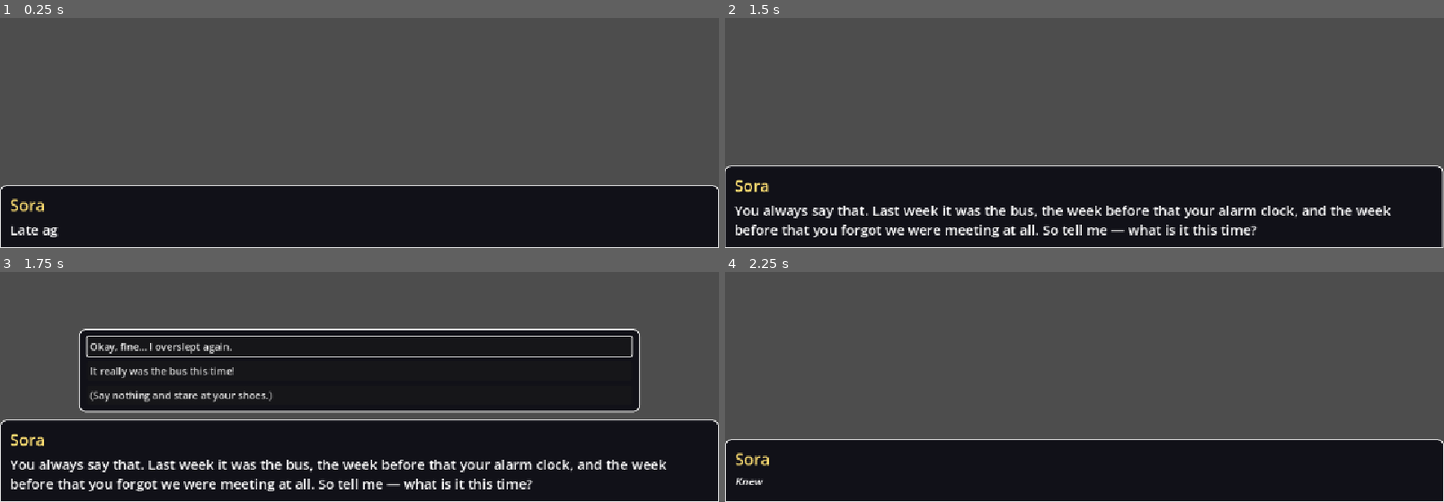
Above: before the commit, frames 1-4 (two rows, left to right).
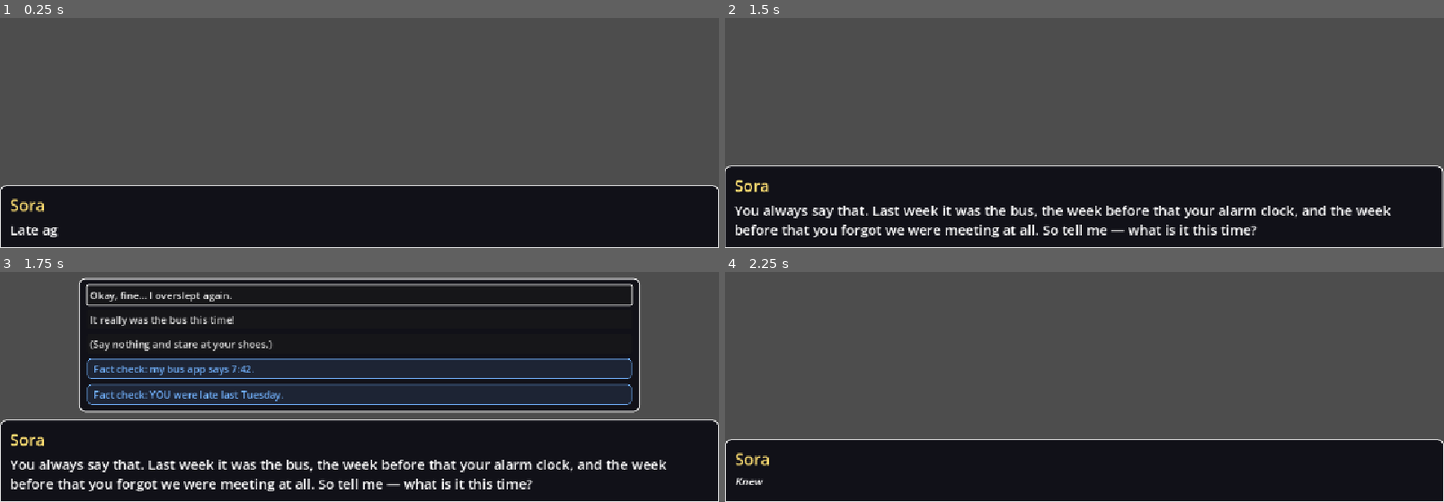
Above: after the commit, the same moments.

Repository: Blulow/octavuss_office
Game: Godot game, scene res://scenes/dialogue_scene.tscn
Two runs of this game, one before a commit and one after it. Both use one fixed random seed, a clock stepped at 60 frames per second and the inputs below. This scene is started directly instead of the project's main scene.
Inputs (mouse positions are in pixels of both pictures, inside the frame that each line leads up to):
- Up to frame 1 (0.25 s): no input
- Up to frame 2 (1.5 s): tap Enter (ui_accept) at 0.5, 0.77, 1.25 s; move the mouse to (1242, 24) at 0.52 s; hold E (interact) 0.53-1.28 s; move the mouse to (940, 66) at 1.27 s; tap E (interact) at 1.35 s
- Up to frame 3 (1.75 s): tap Enter (ui_accept) at 1.52 s
- Up to frame 4 (2.25 s): click "Okay, fine... I overslept aga…" at 2 s

Frames 1-2 are identical in both runs. In frame 3, 32% of the frame differs, in the area x 11-89%, y 2-58%; in frame 4, nothing differs.

Commit message:
add: fact-check drag-and-drop dialogue scene

Diff:
--- a/assets/dialog/dialog_en.json
+++ b/assets/dialog/dialog_en.json
@@ -1,135 +1,164 @@
 {
   "vars": {
-    "player_name": "Jin",
-    "heroine": "Sora"
+	"player_name": "Jin",
+	"heroine": "Sora",
+	"factcheck": true
   },
+  "facts": [
+	{ "id": "bus_app", "text": "Bus app screenshot — arrival 7:42." },
+	{ "id": "tuesday", "text": "Last Tuesday — Sora was 20 minutes late." },
+	{ "id": "alarm", "text": "Alarm history — snoozed 4 times." },
+	{ "id": "mumble", "text": "Witness report — mumbles in full sentences." }
+  ],
   "lines": [
-    {
-      "speaker": "N1",
-      "name": "Sora",
-      "text": "Late again, {player_name}?{w0.5} [i]Always[/i] the same with you.",
-      "punct": 0.1
-    },
-    {
-      "speaker": "N2",
-      "name": "Jin",
-      "text": "[b]I can explain![/b]{w0.6} There was the bus, and then...{w0.6} [color=#ff7f50]the bus again[/color]?",
-      "punct": 0.08
-    },
-    {
-      "speaker": "N1",
-      "name": "Sora",
-      "text": "You always say that.{w0.4} Last week it was the bus, the week before that your alarm clock, and the week before that you forgot we were meeting at all. So tell me — what is it this time?",
-      "punct": true
-    },
-    {
-      "choices": [
-        {
-          "text": "Okay, fine... I overslept again.",
-          "response": {
-            "speaker": "N1",
-            "name": "Sora",
-            "text": "[i]Knew it.[/i] At least you're honest today."
-          }
-        },
-        {
-          "text": "It really was the bus this time!",
-          "response": {
-            "speaker": "N1",
-            "name": "Sora",
-            "text": "Mm-hm. That's what you said last week, too.",
-            "speed": 1.4
-          }
-        },
-        {
-          "text": "(Say nothing and stare at your shoes.)",
-          "response": {
-            "speaker": "N1",
-            "name": "Sora",
-            "text": "Silence, huh.{w0.6} [shake rate=20 level=4]Bold move.[/shake]"
-          }
-        }
-      ]
-    },
-    {
-      "speaker": "N2",
-      "name": "Jin",
-      "text": "[shake rate=25 level=10][font_size=26]WHY DO YOU HEAR EVERYTHING I MUMBLE?[/font_size][/shake]",
-      "shake": true
-    },
-    {
-      "speaker": "N1",
-      "name": "Sora",
-      "text": "[rainbow freq=1.2 sat=0.9 val=1.1][wave amp=9 freq=2.5]Because you mumble in full sentences, Jin.[/wave][/rainbow]"
-    },
-    {
-      "speaker": "N2",
-      "name": "Jin",
-      "text": "[tornado radius=14 freq=2.2]My excuses are spiraling out of control[/tornado] — can we pretend that's normal?"
-    },
-    {
-      "speaker": "N1",
-      "name": "Sora",
-      "text": "[u]Watch[/u] this sentence [fade start=3 length=10]materialize[/fade] from nothing."
-    },
-    {
-      "speaker": "N2",
-      "name": "Jin",
-      "text": "[pulse freq=3.0 color=#77ffcc]Thump.[/pulse]{w0.4} [pulse freq=2.0]Thump.[/pulse]{w0.4} That's my conscience.",
-      "punct": 0.1
-    },
-    {
-      "speaker": "N1",
-      "name": "Sora",
-      "text": "Slow reveal...{w0.3} [speed=3]OKAY I'M SORRY I OVERSLEPT[/speed]{w0.3} ...back to calm.",
-      "punct": 0.1
-    },
-    {
-      "speaker": "N2",
-      "name": "Jin",
-      "text": "[delay=0.1]I dragged every single word out of my own mouth...[/delay] and now I'm done.",
-      "punct": 0.12
-    },
-    {
-      "speaker": "N1",
-      "name": "Sora",
-      "text": "Then the lights flickered. [instant]EVERY CLOCK IN THE ROOM STOPPED AT ONCE.[/instant] And then everything was normal again."
-    },
-    {
-      "speaker": "N1",
-      "name": "Sora",
-      "text": "One. Word. At. A. Time. Is. All. The. Drama. I. Can. Take.",
-      "word": true
-    },
-    {
-      "speaker": "N2",
-      "name": "Jin",
-      "text": "[pop]S-o-r-r-y.[/pop]{w0.3} [pop]SORRY![/pop]",
-      "punct": 0.1
-    },
-    {
-      "speaker": "",
-      "name": "",
-      "text": "[glitch]CARRIER LOST // WHO IS SPEAKING // #@%$ ERROR[/glitch]"
-    },
-    {
-      "speaker": "N1",
-      "name": "Sora",
-      "text": "This whole line is orange and arrives at double speed.",
-      "color": "#ffcc66",
-      "speed": 2.2
-    },
-    {
-      "speaker": "N2",
-      "name": "Jin",
-      "text": "[center]...coffee?[/center]{w0.5} [center]I'm buying.[/center]",
-      "punct": 0.1
-    },
-    {
-      "speaker": "N1",
-      "name": "Sora",
-      "text": "[color=#a0ffa0]Deal.[/color] But you carry both cups.",
-      "shake": true
-    }
+	{
+	  "speaker": "N1",
+	  "name": "Sora",
+	  "text": "Late again, {player_name}?{w0.5} [i]Always[/i] the same with you.",
+	  "punct": 0.1
+	},
+	{
+	  "speaker": "N2",
+	  "name": "Jin",
+	  "text": "[b]I can explain![/b]{w0.6} There was the bus, and then...{w0.6} [color=#ff7f50]the bus again[/color]?",
+	  "punct": 0.08
+	},
+	{
+	  "speaker": "N1",
+	  "name": "Sora",
+	  "text": "You always say that.{w0.4} Last week it was the bus, the week before that your alarm clock, and the week before that you forgot we were meeting at all. So tell me — what is it this time?",
+	  "punct": true
+	},
+	{
+	  "choices": [
+		{
+		  "text": "Okay, fine... I overslept again.",
+		  "response": {
+			"speaker": "N1",
+			"name": "Sora",
+			"text": "[i]Knew it.[/i] At least you're honest today."
+		  }
+		},
+		{
+		  "text": "It really was the bus this time!",
+		  "response": {
+			"speaker": "N1",
+			"name": "Sora",
+			"text": "Mm-hm. That's what you said last week, too.",
+			"speed": 1.4
+		  }
+		},
+		{
+		  "text": "(Say nothing and stare at your shoes.)",
+		  "response": {
+			"speaker": "N1",
+			"name": "Sora",
+			"text": "Silence, huh.{w0.6} [shake rate=20 level=4]Bold move.[/shake]"
+		  }
+		},
+		{
+		  "text": "Fact check: my bus app says 7:42.",
+		  "if": "factcheck",
+		  "fact": "bus_app",
+		  "highlight": "blue",
+		  "response": {
+			"speaker": "N1",
+			"name": "Sora",
+			"text": "[fade start=1 length=6]You screenshotted the bus app.[/fade] Of course you did."
+		  }
+		},
+		{
+		  "text": "Fact check: YOU were late last Tuesday.",
+		  "if": "factcheck",
+		  "fact": "tuesday",
+		  "highlight": "blue",
+		  "response": {
+			"speaker": "N1",
+			"name": "Sora",
+			"text": "[wave amp=20 freq=4]That was ONE time.[/wave]{w0.4} And we don't talk about it."
+		  }
+		}
+	  ]
+	},
+	{
+	  "speaker": "N2",
+	  "name": "Jin",
+	  "text": "[shake rate=25 level=10][font_size=26]WHY DO YOU HEAR EVERYTHING I MUMBLE?[/font_size][/shake]",
+	  "shake": true
+	},
+	{
+	  "speaker": "N1",
+	  "name": "Sora",
+	  "text": "[rainbow freq=1.2 sat=0.9 val=1.1][wave amp=9 freq=2.5]Because you mumble in full sentences, Jin.[/wave][/rainbow]"
+	},
+	{
+	  "speaker": "N2",
+	  "name": "Jin",
+	  "text": "[tornado radius=14 freq=2.2]My excuses are spiraling out of control[/tornado] — can we pretend that's normal?"
+	},
+	{
+	  "speaker": "N1",
+	  "name": "Sora",
+	  "text": "[u]Watch[/u] this sentence [fade start=3 length=10]materialize[/fade] from nothing."
+	},
+	{
+	  "speaker": "N2",
+	  "name": "Jin",
+	  "text": "[pulse freq=3.0 color=#77ffcc]Thump.[/pulse]{w0.4} [pulse freq=2.0]Thump.[/pulse]{w0.4} That's my conscience.",
+	  "punct": 0.1
+	},
+	{
+	  "speaker": "N1",
+	  "name": "Sora",
+	  "text": "Slow reveal...{w0.3} [speed=3]OKAY I'M SORRY I OVERSLEPT[/speed]{w0.3} ...back to calm.",
+	  "punct": 0.1
+	},
+	{
+	  "speaker": "N2",
+	  "name": "Jin",
+	  "text": "[delay=0.1]I dragged every single word out of my own mouth...[/delay] and now I'm done.",
+	  "punct": 0.12
+	},
+	{
+	  "speaker": "N1",
+	  "name": "Sora",
+	  "text": "Then the lights flickered. [instant]EVERY CLOCK IN THE ROOM STOPPED AT ONCE.[/instant] And then everything was normal again."
+	},
+	{
+	  "speaker": "N1",
+	  "name": "Sora",
+	  "text": "One. Word. At. A. Time. Is. All. The. Drama. I. Can. Take.",
+	  "word": true
+	},
+	{
+	  "speaker": "N2",
+	  "name": "Jin",
+	  "text": "[pop]S-o-r-r-y.[/pop]{w0.3} [pop]SORRY![/pop]",
+	  "punct": 0.1
+	},
+	{
+	  "speaker": "",
+	  "name": "",
+	  "text": "[glitch]CARRIER LOST // WHO IS SPEAKING // #@%$ ERROR[/glitch]"
+	},
+	{
+	  "speaker": "N1",
+	  "name": "Sora",
+	  "text": "This whole line is orange and arrives at double speed.",
+	  "color": "#ffcc66",
+	  "speed": 2.2
+	},
+	{
+	  "speaker": "N2",
+	  "name": "Jin",
+	  "text": "[center]...coffee?[/center]{w0.5} [center]I'm buying.[/center]",
+	  "punct": 0.1
+	},
+	{
+	  "speaker": "N1",
+	  "name": "Sora",
+	  "text": "[color=#a0ffa0]Deal.[/color] But you carry both cups.",
+	  "shake": true
+	}
   ]
 }
--- /dev/null
+++ b/scenes/dialogue_scene_facts.tscn
@@ -0,0 +1,51 @@
+[gd_scene load_steps=6 format=3]
+
+[ext_resource type="Script" path="res://scripts/dialogue_scene_facts.gd" id="1_scene"]
+[ext_resource type="PackedScene" path="res://scenes/dialogue_box.tscn" id="2_box"]
+[ext_resource type="PackedScene" path="res://scenes/choice_box.tscn" id="3_choice"]
+[ext_resource type="Script" path="res://scripts/facts_box.gd" id="4_facts"]
+
+[sub_resource type="StyleBoxFlat" id="StyleBoxFlat_facts"]
+content_margin_left = 12.0
+content_margin_top = 10.0
+content_margin_right = 12.0
+content_margin_bottom = 12.0
+bg_color = Color(0.05, 0.05, 0.08, 0.88)
+border_width_left = 1
+border_width_top = 1
+border_width_right = 1
+border_width_bottom = 1
+border_color = Color(1, 1, 1, 0.25)
+corner_radius_top_left = 8
+corner_radius_top_right = 8
+corner_radius_bottom_right = 8
+corner_radius_bottom_left = 8
+
+[node name="DialogueSceneFacts" type="CanvasLayer"]
+layer = 10
+script = ExtResource("1_scene")
+
+[node name="DialogueBox" parent="." instance=ExtResource("2_box")]
+
+[node name="ChoiceBox" parent="." instance=ExtResource("3_choice")]
+width = 620.0
+center_offset_x = 210.0
+
+[node name="FactsBox" type="PanelContainer" parent="."]
+offset_left = 24.0
+offset_top = 150.0
+offset_right = 344.0
+offset_bottom = 520.0
+theme_override_styles/panel = SubResource("StyleBoxFlat_facts")
+script = ExtResource("4_facts")
+
+[node name="VBox" type="VBoxContainer" parent="FactsBox"]
+theme_override_constants/separation = 8
+
+[node name="Title" type="Label" parent="FactsBox/VBox"]
+theme_override_colors/font_color = Color(0.7, 0.75, 0.85, 1)
+theme_override_font_sizes/font_size = 15
+text = "FACTS"
+
+[node name="List" type="VBoxContainer" parent="FactsBox/VBox"]
+theme_override_constants/separation = 8
--- a/scripts/choice_box.gd
+++ b/scripts/choice_box.gd
@@ -2,45 +2,98 @@
 extends PanelContainer
 
 signal chosen(index: int)
+signal fact_dropped(fact_id: String)
 
-const WIDTH := 900.0
 const GAP := 12.0
+const HIGHLIGHT_BLUE := Color(0.45, 0.7, 1.0)
+
+@export var width := 900.0
+@export var center_offset_x := 0.0
 
 @onready var list: VBoxContainer = $VBox
 
 var _buttons: Array[Button] = []
+var _anchor_y := 0.0
+var _drop_active := false
 
 
 func _ready() -> void:
 	process_mode = Node.PROCESS_MODE_ALWAYS
+	mouse_filter = Control.MOUSE_FILTER_STOP
+	list.mouse_filter = Control.MOUSE_FILTER_IGNORE
 	hide()
 
 
 func show_choices(options: Array, above_y: float) -> void:
+	_anchor_y = above_y
 	for button in _buttons:
 		button.queue_free()
 	_buttons.clear()
 	for i in options.size():
-		var option: Dictionary = options[i]
-		var button := Button.new()
-		button.text = String(option.get("text", "Option %d" % (i + 1)))
-		button.alignment = HORIZONTAL_ALIGNMENT_LEFT
-		button.pressed.connect(_on_button_pressed.bind(i))
-		list.add_child(button)
-		_buttons.append(button)
+		_add_button(options[i], i)
 	show()
 	_fit_and_place(above_y)
 
 
+func add_choice(option: Dictionary) -> void:
+	_add_button(option, _buttons.size())
+	_fit_and_place(_anchor_y)
+
+
+func set_drop_active(active: bool) -> void:
+	_drop_active = active
+	for button in _buttons:
+		button.mouse_filter = Control.MOUSE_FILTER_IGNORE if active else Control.MOUSE_FILTER_STOP
+
+
+func _add_button(option: Dictionary, index: int) -> void:
+	var button := Button.new()
+	button.text = String(option.get("text", "Option %d" % (index + 1)))
+	button.alignment = HORIZONTAL_ALIGNMENT_LEFT
+	button.mouse_filter = Control.MOUSE_FILTER_IGNORE if _drop_active else Control.MOUSE_FILTER_STOP
+	if String(option.get("highlight", "")) == "blue":
+		_highlight_blue(button)
+	button.pressed.connect(_on_button_pressed.bind(index))
+	list.add_child(button)
+	_buttons.append(button)
+
+
 func _fit_and_place(above_y: float) -> void:
-	custom_minimum_size = Vector2(WIDTH, 0.0)
+	custom_minimum_size = Vector2(width, 0.0)
 	var vp := get_viewport_rect().size
 	for i in 2:
 		await get_tree().process_frame
-	size = Vector2(maxf(WIDTH, get_combined_minimum_size().x), get_combined_minimum_size().y)
-	position = Vector2((vp.x - size.x) * 0.5, above_y - size.y - GAP)
+	size = Vector2(maxf(width, get_combined_minimum_size().x), get_combined_minimum_size().y)
+	position = Vector2((vp.x - size.x) * 0.5 + center_offset_x, above_y - size.y - GAP)
 	if _buttons.size() > 0:
 		_buttons[0].grab_focus()
+
+
+func _highlight_blue(button: Button) -> void:
+	button.add_theme_color_override("font_color", HIGHLIGHT_BLUE)
+	button.add_theme_color_override("font_hover_color", HIGHLIGHT_BLUE.lightened(0.3))
+	button.add_theme_color_override("font_focus_color", HIGHLIGHT_BLUE.lightened(0.3))
+	button.add_theme_color_override("font_pressed_color", HIGHLIGHT_BLUE)
+	for state in ["normal", "hover", "focus", "pressed"]:
+		var box := StyleBoxFlat.new()
+		box.bg_color = Color(HIGHLIGHT_BLUE.r, HIGHLIGHT_BLUE.g, HIGHLIGHT_BLUE.b, 0.12 if state == "normal" else 0.22)
+		box.border_color = HIGHLIGHT_BLUE
+		box.set_border_width_all(1)
+		box.set_corner_radius_all(6)
+		box.content_margin_left = 10.0
+		box.content_margin_right = 10.0
+		box.content_margin_top = 5.0
+		box.content_margin_bottom = 5.0
+		button.add_theme_stylebox_override(state, box)
+
+
+func _can_drop_data(_at_position: Vector2, data: Variant) -> bool:
+	return visible and data is Dictionary and data.has("fact_id")
+
+
+func _drop_data(_at_position: Vector2, data: Variant) -> void:
+	if _can_drop_data(_at_position, data):
+		fact_dropped.emit(String(data["fact_id"]))
 
 
 func _on_button_pressed(index: int) -> void:
--- a/scripts/dialogue_scene.gd
+++ b/scripts/dialogue_scene.gd
@@ -7,6 +7,7 @@
 @onready var box: DialogueBox = $DialogueBox
 @onready var choice_box: ChoiceBox = $ChoiceBox
 
+var _data: Dictionary = {}
 var _lines: Array = []
 var _vars: Dictionary = {}
 var _index := -1
@@ -29,6 +30,7 @@
 	if typeof(data) != TYPE_DICTIONARY:
 		push_error("dialogue_scene: dialogue JSON is not an object: " + DIALOG_PATH)
 		return
+	_data = data
 	_lines = data.get("lines", [])
 	_vars = data.get("vars", {})
 
@@ -59,8 +61,17 @@
 
 func _show_choices(options: Array) -> void:
 	_choosing = true
-	_choices = options
-	choice_box.show_choices(options, box.position.y)
+	_choices = _filter_choices(options)
+	choice_box.show_choices(_choices, box.position.y)
+
+
+func _filter_choices(options: Array) -> Array:
+	var out: Array = []
+	for option in options:
+		var condition := String(option.get("if", ""))
+		if condition == "" or bool(_vars.get(condition, false)):
+			out.append(option)
+	return out
 
 
 func _on_choice_chosen(index: int) -> void:
--- /dev/null
+++ b/scripts/dialogue_scene_facts.gd
@@ -0,0 +1,81 @@
+extends "res://scripts/dialogue_scene.gd"
+
+@onready var facts_box: FactsBox = $FactsBox
+
+var _facts: Array = []
+var _unlocked: Dictionary = {}
+var _current_options: Array = []
+
+
+func _ready() -> void:
+	super()
+	choice_box.fact_dropped.connect(_on_fact_dropped)
+	facts_box.drag_started.connect(_on_fact_drag_started)
+	facts_box.drag_ended.connect(_on_fact_drag_ended)
+	if not _choosing:
+		facts_box.show_facts(_facts, [])
+
+
+func _load_dialog() -> void:
+	super._load_dialog()
+	_facts = _data.get("facts", [])
+
+
+func _show_choices(options: Array) -> void:
+	_current_options = options
+	facts_box.show_facts(_facts, _usable_fact_ids())
+	super(options)
+
+
+func _filter_choices(options: Array) -> Array:
+	var out: Array = []
+	for option in super._filter_choices(options):
+		var fact_id := String(option.get("fact", ""))
+		if fact_id == "" or _unlocked.has(fact_id):
+			out.append(option)
+	return out
+
+
+func _on_choice_chosen(index: int) -> void:
+	super(index)
+	facts_box.show_facts(_facts, [])
+
+
+func _on_fact_drag_started() -> void:
+	choice_box.set_drop_active(true)
+
+
+func _on_fact_drag_ended() -> void:
+	choice_box.set_drop_active(false)
+
+
+func _on_fact_dropped(fact_id: String) -> void:
+	if not _choosing or _unlocked.has(fact_id):
+		return
+	var option := _find_fact_option(fact_id)
+	if option.is_empty():
+		return
+	_unlocked[fact_id] = true
+	_choices.append(option)
+	choice_box.add_choice(option)
+	facts_box.show_facts(_facts, _usable_fact_ids())
+
+
+func _find_fact_option(fact_id: String) -> Dictionary:
+	for option in _current_options:
+		if String(option.get("fact", "")) == fact_id:
+			return option
+	return {}
+
+
+func _usable_fact_ids() -> Array:
+	var ids: Array = []
+	for option in _current_options:
+		var fact_id := String(option.get("fact", ""))
+		if fact_id == "" or _unlocked.has(fact_id):
+			continue
+		var condition := String(option.get("if", ""))
+		if condition != "" and not bool(_vars.get(condition, false)):
+			continue
+		ids.append(fact_id)
+	return ids
--- /dev/null
+++ b/scripts/fact_item.gd
@@ -0,0 +1,55 @@
+class_name FactItem
+extends PanelContainer
+
+const HIGHLIGHT_BLUE := Color(0.45, 0.7, 1.0)
+const DIM_COLOR := Color(0.62, 0.65, 0.72)
+const DISABLED_BORDER := Color(1, 1, 1, 0.12)
+
+var fact_id := ""
+var enabled := false
+var facts_box: Node
+
+var _label: Label
+
+
+func setup(fact: Dictionary, usable: bool) -> void:
+	fact_id = String(fact.get("id", ""))
+	enabled = usable
+	mouse_filter = Control.MOUSE_FILTER_STOP
+	if _label == null:
+		_label = Label.new()
+		_label.autowrap_mode = TextServer.AUTOWRAP_WORD_SMART
+		_label.add_theme_font_size_override("font_size", 17)
+		add_child(_label)
+	_label.text = String(fact.get("text", ""))
+	_label.add_theme_color_override("font_color", Color.WHITE if usable else DIM_COLOR)
+	add_theme_stylebox_override("panel", _make_panel(usable))
+
+
+func _make_panel(usable: bool) -> StyleBoxFlat:
+	var style := StyleBoxFlat.new()
+	style.bg_color = Color(0.08, 0.09, 0.13, 0.9)
+	style.border_color = HIGHLIGHT_BLUE if usable else DISABLED_BORDER
+	style.set_border_width_all(1)
+	style.set_corner_radius_all(6)
+	style.content_margin_left = 10.0
+	style.content_margin_right = 10.0
+	style.content_margin_top = 6.0
+	style.content_margin_bottom = 6.0
+	return style
+
+
+func _get_drag_data(_at_position: Vector2) -> Variant:
+	if not enabled:
+		return null
+	if facts_box:
+		facts_box.begin_drag()
+	var preview := PanelContainer.new()
+	preview.add_theme_stylebox_override("panel", _make_panel(true))
+	var label := Label.new()
+	label.text = _label.text
+	label.add_theme_font_size_override("font_size", 17)
+	preview.add_child(label)
+	preview.modulate = Color(1, 1, 1, 0.9)
+	set_drag_preview(preview)
+	return {"fact_id": fact_id}
--- /dev/null
+++ b/scripts/facts_box.gd
@@ -0,0 +1,35 @@
+class_name FactsBox
+extends PanelContainer
+
+signal drag_started
+signal drag_ended
+
+const FactItemScript := preload("res://scripts/fact_item.gd")
+
+@onready var list: VBoxContainer = $VBox/List
+
+var _dragging := false
+
+
+func show_facts(facts: Array, usable_ids: Array) -> void:
+	for child in list.get_children():
+		list.remove_child(child)
+		child.queue_free()
+	for fact in facts:
+		var item = FactItemScript.new()
+		item.facts_box = self
+		item.setup(fact, usable_ids.has(String(fact.get("id", ""))))
+		list.add_child(item)
+
+
+func begin_drag() -> void:
+	if _dragging:
+		return
+	_dragging = true
+	drag_started.emit()
+
+
+func _notification(what: int) -> void:
+	if what == NOTIFICATION_DRAG_END and _dragging:
+		_dragging = false
+		drag_ended.emit()
Not shown, added: scripts/dialogue_scene_facts.gd.uid
Not shown, added: scripts/fact_item.gd.uid
Not shown, added: scripts/facts_box.gd.uid
